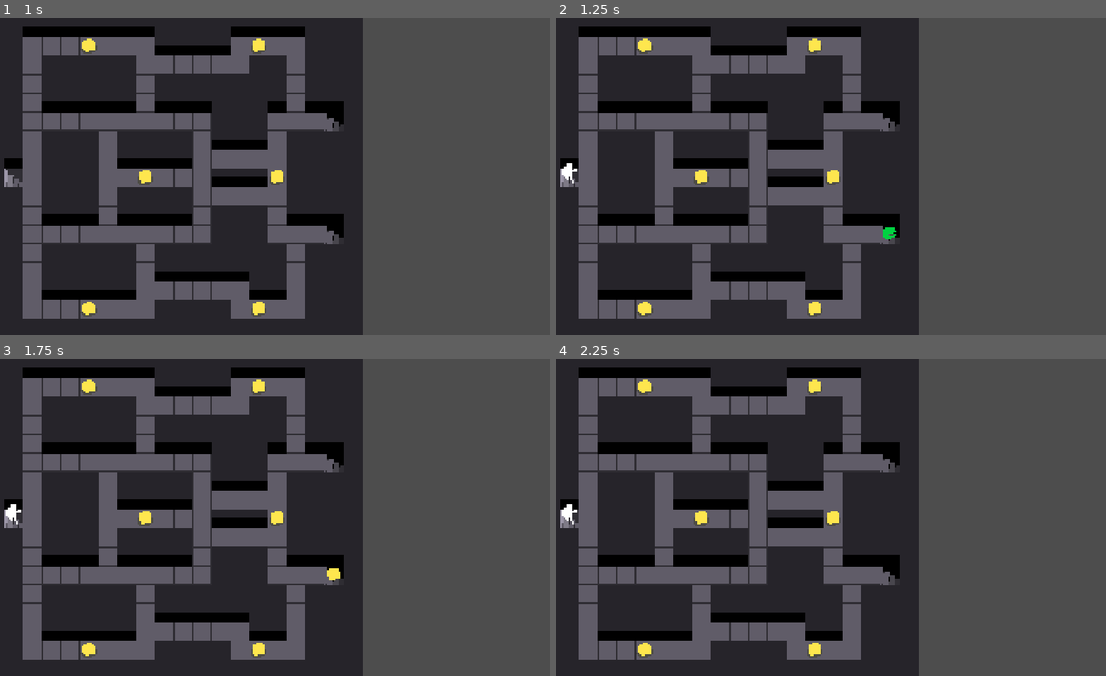
Above: before the commit, frames 1-4 (two rows, left to right).
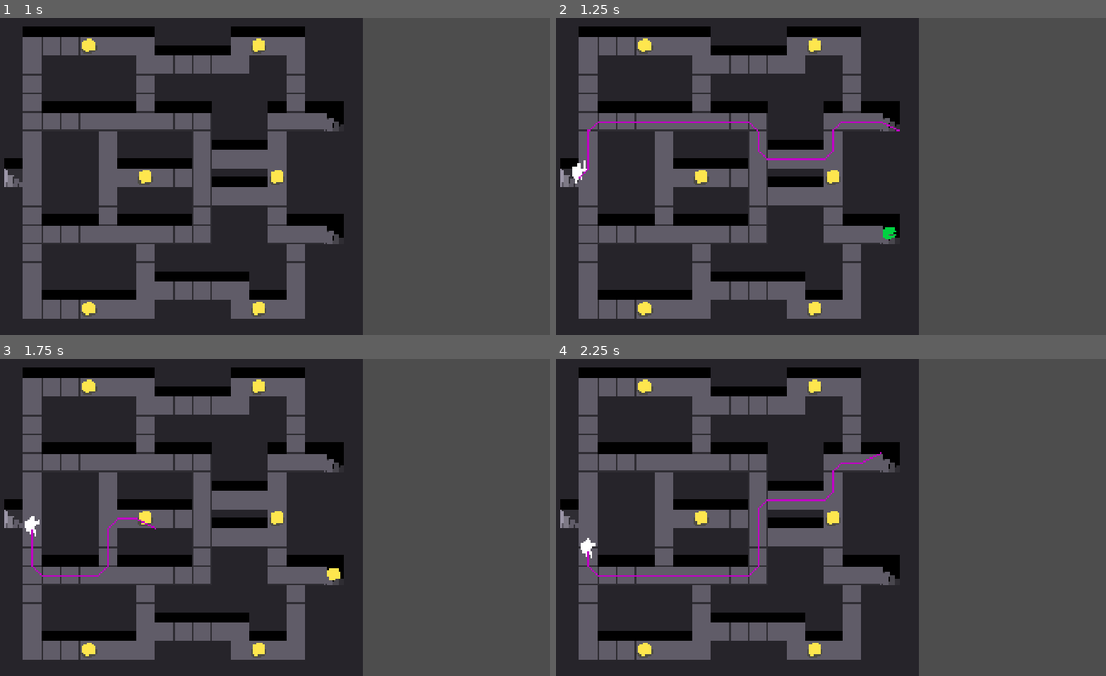
Above: after the commit, the same moments.

Repository: NunoDasNeves/igc-jam-godot-template
Game: Godot game, scene res://main.tscn
Same seed, same stepped clock (60 frames per second), same inputs: the game is played once before the commit and once after it.
Inputs (mouse positions are in pixels of both pictures, inside the frame that each line leads up to):
- Up to frame 1 (1 s): tap Enter at 0.5 s; move the mouse to (390, 160) at 0.52 s; hold D (Right) from 0.53 s (still down); tap Z (Attack) at 0.6 s
- Up to frame 2 (1.25 s): keep holding D (Right)
- Up to frame 3 (1.75 s): move the mouse to (154, 533) at 1.27 s; release D (Right) at 1.28 s; hold S (Down) from 1.28 s (still down); tap X (Interact) at 1.35 s
- Up to frame 4 (2.25 s): move the mouse to (880, 447) at 2.02 s; release S (Down) at 2.03 s; hold D (Right) from 2.03 s (still down); hold K from 2.03 s (still down)

Frame 1 is identical in both runs. In frame 2, 0.5% of the frame differs, in the area x 1-63%, y 32-53%; in frame 3, 0.4%; in frame 4, 0.5%.

Commit message:
hero moves towards mouse cursor, to test pathing

Diff:
--- a/entities/hero/hero.tscn
+++ b/entities/hero/hero.tscn
@@ -49,3 +49,9 @@
 position = Vector2(0, -17)
 target_position = Vector2(126, 12)
 collision_mask = 3
+
+[node name="NavigationAgent2D" type="NavigationAgent2D" parent="."]
+path_postprocessing = 1
+debug_enabled = true
+debug_use_custom = true
+debug_path_custom_color = Color(0.758488, 0.000512111, 0.772897, 1)
--- a/entities/hero/hero_class.gd
+++ b/entities/hero/hero_class.gd
@@ -1,10 +1,13 @@
 class_name Hero
 extends Entity
+
+@onready var vision: RayCast2D = %RayCast2D
+@onready var nav_agent: NavigationAgent2D = $NavigationAgent2D
 
 @export_enum("Idle", "Exploring", "Chasing", "Action")
 var hero_state: int
 
-@onready var vision: RayCast2D = %RayCast2D
+
 
 func _ready() -> void:
 	pass
@@ -28,6 +31,12 @@
 			#   else move closer
 			pass
 
+func _physics_process(delta: float) -> void:
+	nav_agent.target_position = get_global_mouse_position()
+	var next_pos = nav_agent.get_next_path_position()
+	input_dir = (next_pos - global_position).normalized()
+	super(delta)
+
 func hero_looking() -> Entity:
 	# RayCast2D will detect any collider it sees in its path
 	var entity_seen = vision.get_collider()
